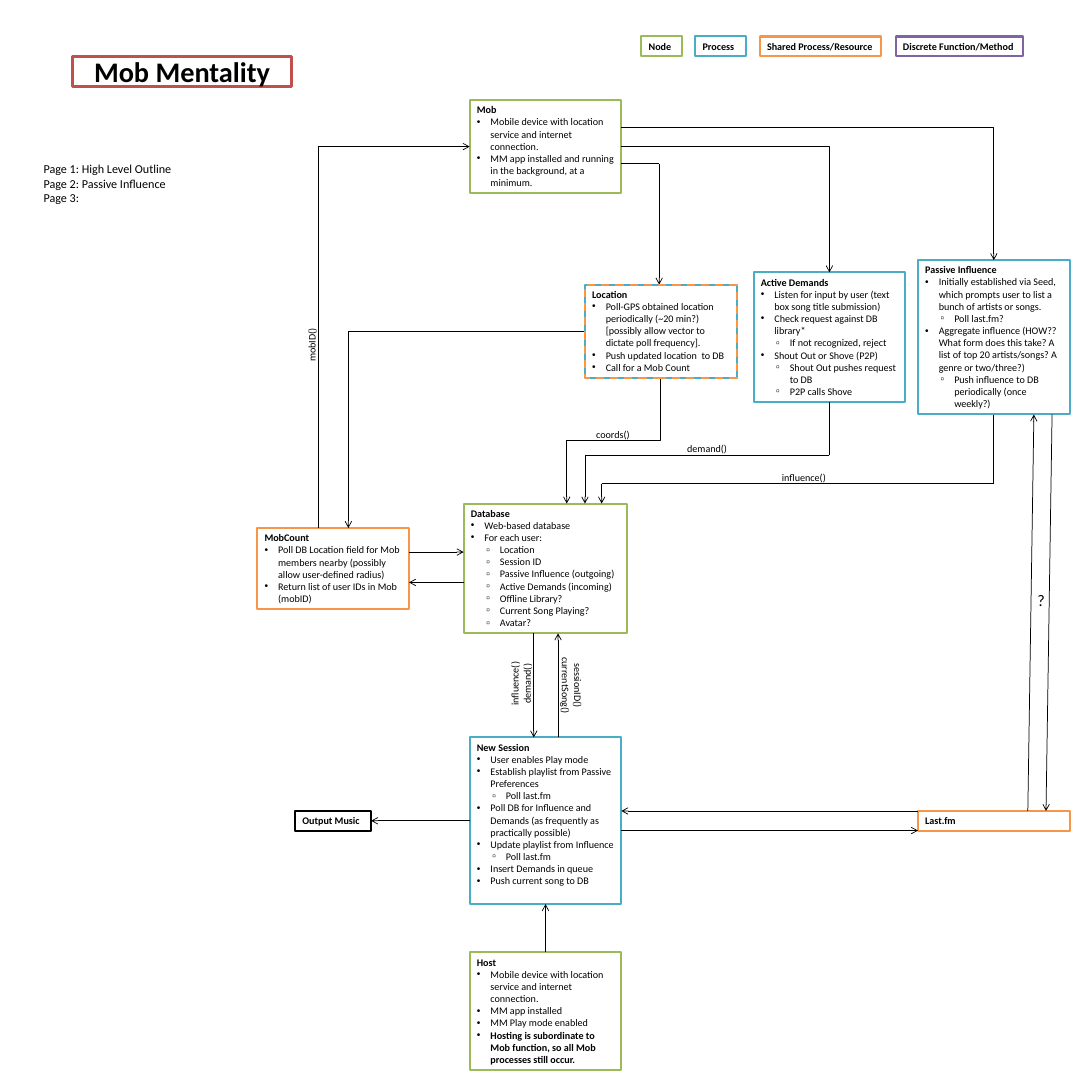
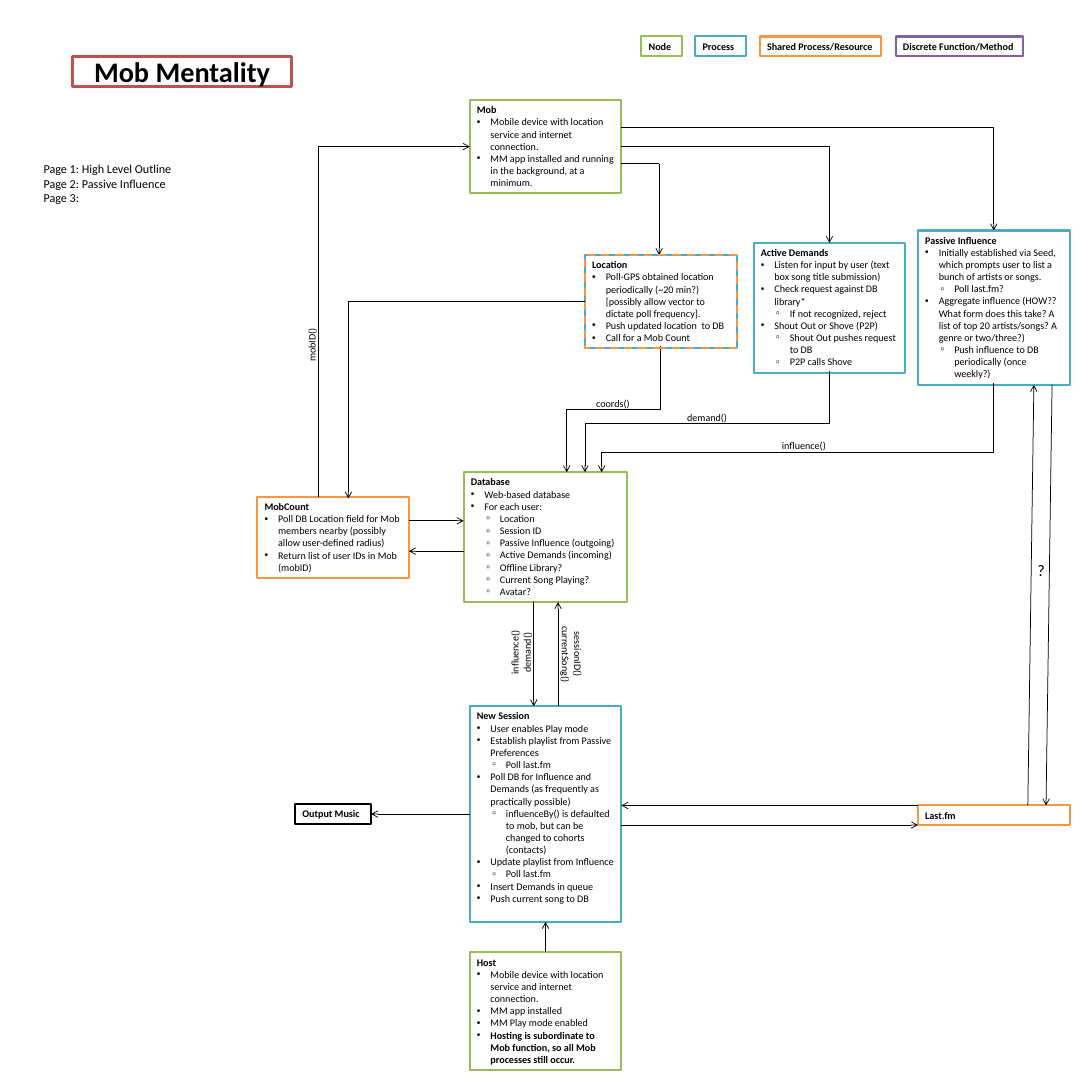
Before and after one commit to Slopigyo/MobMentality, a slide deck: slide 1 of MM_Outline.pptx. Drawn at 1092x1092 pixels with LibreOffice and Linux fonts; fonts in the diff are those of the drawing. Boxes give left, top, right and bottom in pixels: in the first picture for what was removed or moved away, otherwise in the second. Text is boxed around its words. In the diff, an @@ line names an element or a change of style, - is before the commit and + after.

Commit message:
expanded Active Demands, started New Session

```diff
--- a/MM_Outline.pptx
+++ b/MM_Outline.pptx
@@ elbow arrow moved from (318, 528) - (470, 146) to (318, 496) - (470, 146) @@
@@ elbow arrow moved from (622, 127) - (994, 260) to (622, 127) - (994, 231) @@
@@ elbow arrow moved from (622, 146) - (829, 272) to (622, 146) - (829, 242) @@
@@ arrow moved from (659, 164) - (659, 285) to (659, 164) - (659, 255) @@
@@ arrow moved from (1028, 811) - (1034, 414) to (1028, 805) - (1034, 385) @@
@@ arrow moved from (1052, 414) - (1046, 811) to (1052, 385) - (1046, 805) @@
@@ 7 arrows, 6 rectangles, 6 texts, 5 lines, 1 elbow arrow: place and size @@
-7 arrows, 6 rectangles, 6 texts, 5 lines, 1 elbow arrow at (258, 260, 1069, 737)
+7 arrows, 6 rectangles, 6 texts, 5 lines, 1 elbow arrow at (258, 231, 1069, 706)
@@ rectangle "New Session": place and size @@
-rectangle "New Session" at (470, 737, 621, 904)
+rectangle "New Session" at (470, 706, 621, 922)
@@ 3 arrows, 2 rectangles: place and size @@
-3 arrows, 2 rectangles at (296, 811, 1069, 831)
+3 arrows, 2 rectangles at (296, 804, 1069, 825)
@@ text in rectangle at (506, 810, 610, 854): paragraph added @@
+    ▫ influenceBy() is defaulted to mob, but can be changed to cohorts (contacts)
@@ arrow moved from (545, 952) - (545, 904) to (545, 952) - (545, 922) @@
```
Also in this commit, not shown: 1 other slide changed, 2 slides added, 1 slide removed.
